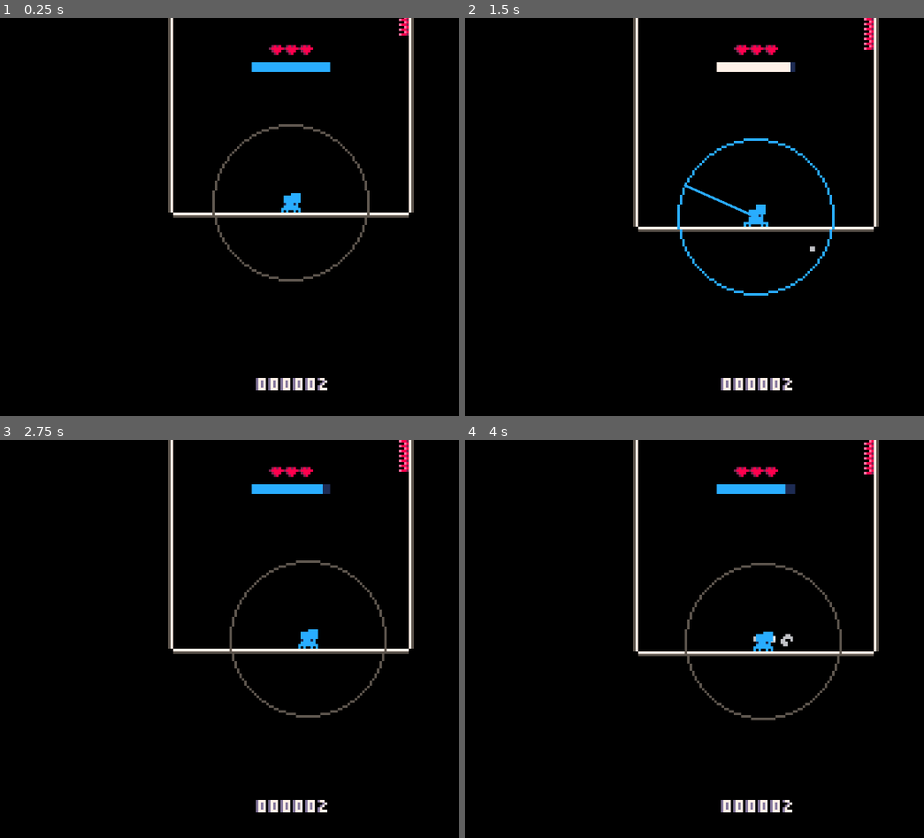
Above: before the commit, frames 1-4 (two rows, left to right).
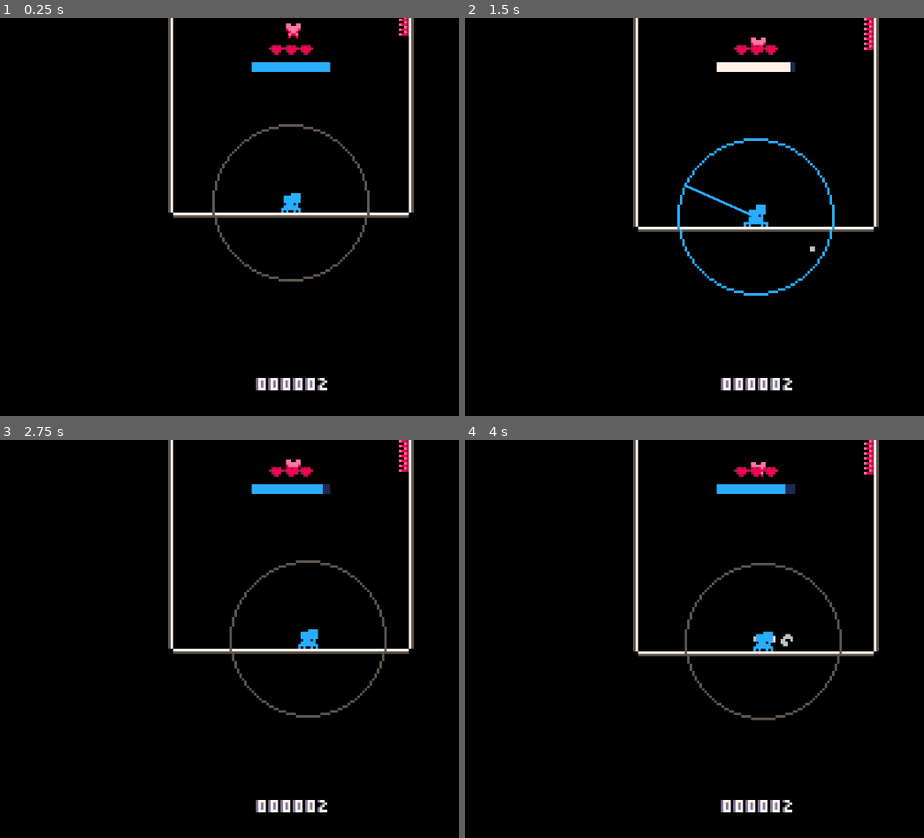
Above: after the commit, the same moments.

Repository: Flamenccio/spider-jump
Game: Godot game, scene res://scenes/game.tscn
Two runs of this game, one before a commit and one after it. Both use one fixed random seed, a clock stepped at 60 frames per second and the inputs below. The engine's default icon, where the game draws it, is replaced by a stand-in: a white triangle on a blue panel in a dark square.
Inputs (mouse positions are in pixels of both pictures, inside the frame that each line leads up to):
- Up to frame 1 (0.25 s): no input
- Up to frame 2 (1.5 s): tap Enter at 0.5 s; move the mouse to (910, 197) at 0.52 s; press the mouse at (910, 197) at 0.53 s; hold D (move_right) 0.53-1.25 s; release the mouse at (910, 197) at 1.25 s; tap Space at 1.25 s; drag from (616, 236) to (754, 49) at 1.27 s
- Up to frame 3 (2.75 s): move the mouse to (362, 551) at 2.02 s; hold D (move_right) from 2.03 s (still down); tap Delete at 2.1 s
- Up to frame 4 (4 s): release D (move_right) at 2.75 s; drag from (722, 718) to (772, 642) at 2.77 s; move the mouse to (outside the picture) at 3.52 s; hold A (move_left) from 3.53 s (still down); tap V at 3.6 s

The runs differ from the first frame. In frame 1, less than 0.1% of the frame differs, in the area x 62-66%, y 1-6%; in frame 2, less than 0.1%; in frame 3, less than 0.1%; in frame 4, less than 0.1%.

Commit message:
change ui visuals when enter hoverfly powerup

Diff:
--- a/scenes/game.tscn
+++ b/scenes/game.tscn
@@ -20,12 +20,14 @@
 [ext_resource type="PackedScene" uid="uid://cflkesovqb44q" path="res://scenes/hud.tscn" id="15_v2yb1"]
 [ext_resource type="PackedScene" uid="uid://dm3ht1lv7fpou" path="res://scenes/death_screen.tscn" id="16_js0lu"]
 [ext_resource type="Script" uid="uid://dnoeb3fn86sbl" path="res://scripts/player/player_stats.gd" id="17_gxtfn"]
+[ext_resource type="Texture2D" uid="uid://ckbmtup38vh4f" path="res://sprites/pull_circle_hoverfly-Sheet.png" id="17_sww3w"]
 [ext_resource type="Script" uid="uid://ce1isg2vm823x" path="res://scripts/player/pull_dragline.gd" id="18_twgab"]
 [ext_resource type="Script" uid="uid://bhhvu1j2kktg0" path="res://scripts/player/player_safe_spot.gd" id="20_1kice"]
 [ext_resource type="Script" uid="uid://c1k8ocrddkrar" path="res://scripts/ui/heart_shatter_particles.gd" id="21_5newe"]
 [ext_resource type="Texture2D" uid="uid://c0xc1146gnb15" path="res://sprites/heart_shatter_particles-Sheet.png" id="21_37s47"]
 [ext_resource type="Script" uid="uid://y5qohu2l48v3" path="res://scripts/player_stats_saver.gd" id="22_37s47"]
 [ext_resource type="PackedScene" uid="uid://bbd2meqorrjoe" path="res://scenes/high_score_line.tscn" id="23_bt5mj"]
+[ext_resource type="PackedScene" uid="uid://dxpxr8minu8d4" path="res://scenes/hoverfly.tscn" id="27_qnb83"]
 
 [sub_resource type="RectangleShape2D" id="RectangleShape2D_eow3j"]
 size = Vector2(256, 16)
@@ -36,6 +38,14 @@
 scene = ExtResource("12_qnb83")
 difficulty_level = 0
 metadata/_custom_type_script = "uid://bysji3wvke32e"
+
+[sub_resource type="AtlasTexture" id="AtlasTexture_suyxu"]
+atlas = ExtResource("17_sww3w")
+region = Rect2(96, 0, 96, 96)
+
+[sub_resource type="AtlasTexture" id="AtlasTexture_sgl2t"]
+atlas = ExtResource("17_sww3w")
+region = Rect2(0, 0, 96, 96)
 
 [sub_resource type="RectangleShape2D" id="RectangleShape2D_7jktm"]
 size = Vector2(160, 8)
@@ -101,6 +111,8 @@
 script = ExtResource("12_sgl2t")
 _active_sprite = ExtResource("11_suyxu")
 _inactive_sprite = ExtResource("13_qouja")
+_hover_active_sprite = SubResource("AtlasTexture_suyxu")
+_hover_inactive_sprite = SubResource("AtlasTexture_sgl2t")
 _start_active = false
 
 [node name="LevelSpawnTrigger" type="Area2D" parent="."]
@@ -126,12 +138,6 @@
 
 [node name="PlayerStats" type="Node" parent="."]
 script = ExtResource("17_gxtfn")
-
-[node name="PullDragline" type="Line2D" parent="." node_paths=PackedStringArray("_fixed_endpoint")]
-width = 1.0
-default_color = Color(0.160708, 0.674632, 0.996078, 1)
-script = ExtResource("18_twgab")
-_fixed_endpoint = NodePath("../Player")
 
 [node name="PlayerSafeSpot" type="VisibleOnScreenNotifier2D" parent="."]
 rect = Rect2(-0.5, -0.5, 1, 1)
@@ -164,6 +170,15 @@
 [node name="HighScoreLine" parent="." node_paths=PackedStringArray("_high_score_saver") instance=ExtResource("23_bt5mj")]
 position = Vector2(0, -60)
 _high_score_saver = NodePath("../PlayerStatsSaver")
+
+[node name="PullDragline" type="Line2D" parent="." node_paths=PackedStringArray("_fixed_endpoint")]
+width = 1.0
+default_color = Color(0.160708, 0.674632, 0.996078, 1)
+script = ExtResource("18_twgab")
+_fixed_endpoint = NodePath("../Player")
+
+[node name="Hoverfly" parent="." instance=ExtResource("27_qnb83")]
+position = Vector2(1, -82)
 
 [connection signal="on_game_over" from="." to="UI/DeathScreen" method="show" flags=3]
 [connection signal="on_game_over" from="." to="PlayerStatsSaver" method="_on_game_end"]
--- a/scripts/player/input_service.gd
+++ b/scripts/player/input_service.gd
@@ -8,6 +8,7 @@
 @export var _pull_origin: Node2D
 var _current_move_input: Vector2 = Vector2.ZERO
 var _joypad_input: bool = false
+var _current_max_pull_distance: float
 
 # When using KBM pull, the maximum distance from the
 # pull origin (player) that results in the highest
@@ -26,6 +27,18 @@
 		return
 
 	Input.joy_connection_changed.connect(_handle_joy_connection_change)
+	PlayerEventBus.powerup_started.connect(_handle_powerup)
+	PlayerEventBus.powerup_ended.connect(_handle_powerup_end)
+	_current_max_pull_distance = _MAX_PULL_DISTANCE
+
+
+func _handle_powerup(powerup: String) -> void:
+	if powerup == 'hoverfly':
+		_current_max_pull_distance = _MAX_PULL_DISTANCE_HOVER
+
+
+func _handle_powerup_end() -> void:
+	_current_max_pull_distance = _MAX_PULL_DISTANCE
 
 
 func _handle_joy_connection_change(device: int, connect: bool) -> void:
@@ -79,8 +92,8 @@
 	var global_mouse_position := _pull_origin.get_global_mouse_position()
 	var raw_pull := global_mouse_position - _pull_origin.global_position
 	var normalized_pull := raw_pull.normalized()
-	var magnitude := clampf(raw_pull.length(), 0.0, _MAX_PULL_DISTANCE)
-	magnitude = magnitude / _MAX_PULL_DISTANCE
+	var magnitude := clampf(raw_pull.length(), 0.0, _current_max_pull_distance)
+	magnitude = magnitude / _current_max_pull_distance
 
 	var final := normalized_pull * magnitude
 	pull_input_change.emit(final)
--- a/scripts/player/pull_circle.gd
+++ b/scripts/player/pull_circle.gd
@@ -2,18 +2,60 @@
 
 @export var _active_sprite: Texture2D
 @export var _inactive_sprite: Texture2D
+@export var _hover_active_sprite: Texture2D
+@export var _hover_inactive_sprite: Texture2D
 @export var _start_active: bool = true
+
+var active: bool = false
+var hovering: bool = false
+var hover_powerup: bool = false:
+	set(value):
+		var new_tex: Texture2D
+		if value:
+			if active:
+				new_tex = _hover_active_sprite
+			else:
+				new_tex = _hover_inactive_sprite
+		else:
+			if active:
+				new_tex = _inactive_sprite
+			else:
+				new_tex = _active_sprite
+		texture = new_tex
+		hovering = value
+	get:
+		return hovering
+
 
 func _ready() -> void:
 	if _start_active:
 		set_active()
 	else:
 		set_inactive()
+	PlayerEventBus.powerup_started.connect(_handle_powerup)
+	PlayerEventBus.powerup_ended.connect(_handle_powerup_end)
 
 
 func set_active() -> void:
-	texture = _active_sprite
+	active = true
+	if hover_powerup:
+		texture = _hover_active_sprite
+	else:
+		texture = _active_sprite
 
 
 func set_inactive() -> void:
-	texture = _inactive_sprite
+	active = false
+	if hover_powerup:
+		texture = _hover_inactive_sprite
+	else:
+		texture = _inactive_sprite
+
+
+func _handle_powerup(powerup: String) -> void:
+	if powerup == 'hoverfly':
+		hover_powerup = true
+
+
+func _handle_powerup_end() -> void:
+	hover_powerup = false
--- a/scripts/player/pull_dragline.gd
+++ b/scripts/player/pull_dragline.gd
@@ -2,14 +2,21 @@
 
 @export var _fixed_endpoint: Node2D
 var _active = false
+var _current_max_distance: float
 
 const START = 0
 const END = 1
+
+const _MAX_DISTANCE = 32.0
+const _MAX_HOVER_DISTANCE = 48.0
 
 func _ready() -> void:
 	if _fixed_endpoint == null:
 		printerr('pull dragline: null fixed endpoint')
 		return
+	_current_max_distance = _MAX_DISTANCE
+	PlayerEventBus.powerup_started.connect(_handle_powerup)
+	PlayerEventBus.powerup_ended.connect(_handle_powerup_end)
 	add_point(Vector2.ZERO, START)
 	add_point(_fixed_endpoint.global_position, END)
 	hide()
@@ -18,7 +25,7 @@
 func pull_update(from: Vector2) -> void:
 	if not _active:
 		return
-	from = (_fixed_endpoint.global_position + (from * 32))
+	from = (_fixed_endpoint.global_position + (from * _current_max_distance))
 	set_point_position(END, _fixed_endpoint.global_position)
 	set_point_position(START, from)
 
@@ -29,3 +36,12 @@
 	else:
 		hide()
 	_active = active
+
+
+func _handle_powerup(powerup: String) -> void:
+	if powerup == 'hoverfly':
+		_current_max_distance = _MAX_HOVER_DISTANCE
+
+
+func _handle_powerup_end() -> void:
+	_current_max_distance = _MAX_DISTANCE
Not shown: 1 places in scenes/game.tscn that only renumber resources
Binary file added: sprites/pull_circle_hoverfly-Sheet.png
Not shown, added: sprites/pull_circle_hoverfly-Sheet.png.import
